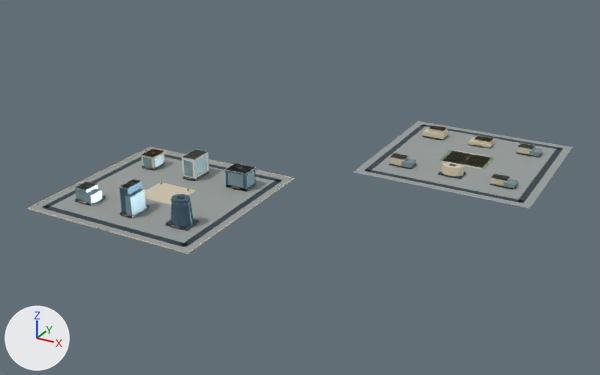
Renders of the glTF model web/public/assets/3d/ampliworld/GC-CITY-2030/GC-TILE-15-24.glb from each side of a commit.
Camera for both pictures: a 50 mm camera at (5660.0, -10293.0, 611.0) aimed at (4970.0, -9038.0, -16.0). Arrows for +X, +Y and +Z are at lower left; the lights stay in place. The picture after the commit comes second. Where no turn or scale is listed for an object, it has been applied to the vertices. Vertices at exactly the same position are counted once.

Objects in the first picture: 'GC-TILE-15-24-blue', 'GC-TILE-15-24-dark', 'GC-TILE-15-24-glass', 'GC-TILE-15-24-gold', 'GC-TILE-15-24-ivory', 'GC-TILE-15-24-paving', 'GC-TILE-15-24-white' and 1 more.
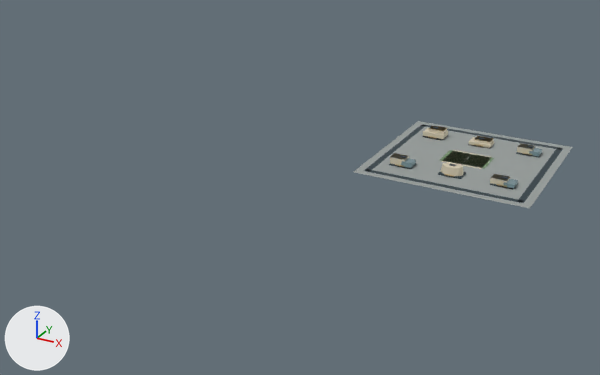
Not visible in the pictures: 'GC-TILE-15-24-wood', 'GC-TILE-15-24-leaf'.

Changed parts and their boxes (x1, y1, x2, y2) in the pictures (600 x 375 px):
'GC-TILE-15-24-paving', reshaped (60% narrower, 34% shorter): before (30, 121, 573, 253); after (354, 121, 573, 208)
'GC-TILE-15-24-dark', reshaped (62% narrower, 35% shorter): before (42, 124, 563, 247); after (365, 124, 563, 203)
'GC-TILE-15-24-ivory', reshaped (71% narrower, 53% shorter): before (27, 125, 535, 254); after (390, 125, 535, 185)
'GC-TILE-15-24-glass', reshaped (70% narrower, 41% shorter): before (75, 148, 542, 218); after (401, 148, 542, 189)
'GC-TILE-15-24-blue', deleted: before (119, 164, 256, 226)
'GC-TILE-15-24-white', reshaped (69% narrower, 19% shorter): before (76, 144, 534, 190); after (391, 144, 534, 181)
'GC-TILE-15-24-gold', reshaped (70% narrower, 42% shorter): before (78, 126, 532, 232); after (395, 126, 532, 187)
part 1 of me_mesh_0, deleted: before (30, 148, 293, 253)
part 2 of me_mesh_1, deleted: before (42, 151, 282, 247)
part 3 of me_mesh_2, deleted: before (27, 147, 295, 254)
part 4 of me_mesh_3, deleted: before (78, 149, 240, 232)
part 5 of me_mesh_4, deleted: before (75, 154, 254, 218)
part 6 of me_mesh_5, deleted: before (225, 163, 256, 174)
part 7 of me_mesh_5, deleted: before (76, 182, 97, 190)
part 8 of me_mesh_5, deleted: before (182, 150, 209, 181)
part 9 of me_mesh_5, deleted: before (119, 179, 141, 189)
part 10 of me_mesh_5, deleted: before (182, 149, 208, 160)

What changed in the scene script:
```text
Change me_mesh_0:
    used by ob_gc_tile_15_24_paving; location = (0.0, 0.0, 0.0)
    remove me_mesh_0.from_pydata(...)  # 16 vertices, 24 faces; spans x 4621.0..5379.0, y -9379.0..-8621.0, z 0.0
    add me_mesh_0.from_pydata(...)  # 8 vertices, 12 faces; spans x 5041.0..5379.0, y -8959.0..-8621.0, z 0.0
    me_mesh_0 part 1: the loose piece of 8 vertices spanning x 4621.0..4959.0, y -9379.0..-9041.0, z 0.0 is deleted
Change me_mesh_1:
    used by ob_gc_tile_15_24_dark; location = (0.0, 0.0, 0.0)
    remove me_mesh_1.from_pydata(...)  # 256 vertices, 384 faces; spans x 4636.0..5364.0, y -9364.0..-8636.0, z 0.0..53.0
    add me_mesh_1.from_pydata(...)  # 128 vertices, 192 faces; spans x 5056.0..5364.0, y -8944.0..-8636.0, z 0.0..21.0
    me_mesh_1 part 2: 16 loose pieces with 128 vertices, spanning x 4636.0..4944.0, y -9364.0..-9056.0, z 0.0..53.0, are deleted
Change me_mesh_2:
    used by ob_gc_tile_15_24_ivory; location = (0.0, 0.0, 0.0)
    remove me_mesh_2.from_pydata(...)  # 142 vertices, 220 faces; spans x 4620.0..5317.0, y -9380.0..-8684.0, z 0.0..28.0
    add me_mesh_2.from_pydata(...)  # 86 vertices, 136 faces; spans x 5088.0..5317.0, y -8892.0..-8684.0, z 0.0..20.0
    me_mesh_2 part 3: 7 loose pieces with 56 vertices, spanning x 4620.0..4960.0, y -9380.0..-9040.0, z 0.0..28.0, are deleted
Change me_mesh_3:
    used by ob_gc_tile_15_24_gold; location = (0.0, 0.0, 0.0)
    remove me_mesh_3.from_pydata(...)  # 268 vertices, 444 faces; spans x 4676.0..5319.0, y -9380.0..-8685.0, z 0.0..42.0
    add me_mesh_3.from_pydata(...)  # 130 vertices, 216 faces; spans x 5097.0..5319.0, y -8896.0..-8685.0, z 4.0..20.0
    me_mesh_3 part 4: 12 loose pieces with 138 vertices, spanning x 4676.0..4909.0, y -9380.0..-9100.0, z 0.0..42.0, are deleted
Change me_mesh_4:
    used by ob_gc_tile_15_24_glass; location = (0.0, 0.0, 0.0)
    remove me_mesh_4.from_pydata(...)  # 144 vertices, 216 faces; spans x 4671.0..5332.0, y -9321.0..-8689.0, z 0.0..39.0
    add me_mesh_4.from_pydata(...)  # 24 vertices, 36 faces; spans x 5113.0..5332.0, y -8892.0..-8689.0, z 0.0..12.0
    me_mesh_4 part 5: 15 loose pieces with 120 vertices, spanning x 4671.0..4912.0, y -9321.0..-9095.0, z 0.0..39.0, are deleted
Change me_mesh_5:
    used by ob_gc_tile_15_24_white; location = (0.0, 0.0, 0.0)
    remove me_mesh_5.from_pydata(...)  # 152 vertices, 228 faces; spans x 4671.0..5317.0, y -9317.0..-8686.0, z 0.0..51.0
    add me_mesh_5.from_pydata(...)  # 112 vertices, 168 faces; spans x 5087.0..5317.0, y -8890.0..-8686.0, z 0.0..16.0
    me_mesh_5 part 6: the loose piece of 8 vertices spanning x 4868.0..4912.0, y -9135.0..-9101.0, z 34.0..35.0 is deleted
    me_mesh_5 part 7: the loose piece of 8 vertices spanning x 4671.0..4696.0, y -9313.0..-9283.0, z 25.0..26.0 is deleted
    me_mesh_5 part 8: the loose piece of 8 vertices spanning x 4776.0..4804.0, y -9140.0..-9096.0, z 0.0..43.0 is deleted
    me_mesh_5 part 9: the loose piece of 8 vertices spanning x 4777.0..4794.0, y -9317.0..-9279.0, z 51.0 is deleted
    me_mesh_5 part 10: the loose piece of 8 vertices spanning x 4776.0..4804.0, y -9141.0..-9095.0, z 43.0 is deleted
Remove ob_gc_tile_15_24_wood:
    ob_gc_tile_15_24_wood = bpy.data.objects.new('GC-TILE-15-24-wood', me_mesh_7)
    ob_gc_tile_15_24_wood.location = (0.0, 0.0, 0.0)
Remove ob_gc_tile_15_24_leaf:
    ob_gc_tile_15_24_leaf = bpy.data.objects.new('GC-TILE-15-24-leaf', me_mesh_8)
    ob_gc_tile_15_24_leaf.location = (0.0, 0.0, 0.0)
Remove ob_gc_tile_15_24_blue:
    ob_gc_tile_15_24_blue = bpy.data.objects.new('GC-TILE-15-24-blue', me_mesh_9)
    ob_gc_tile_15_24_blue.location = (0.0, 0.0, 0.0)
```
